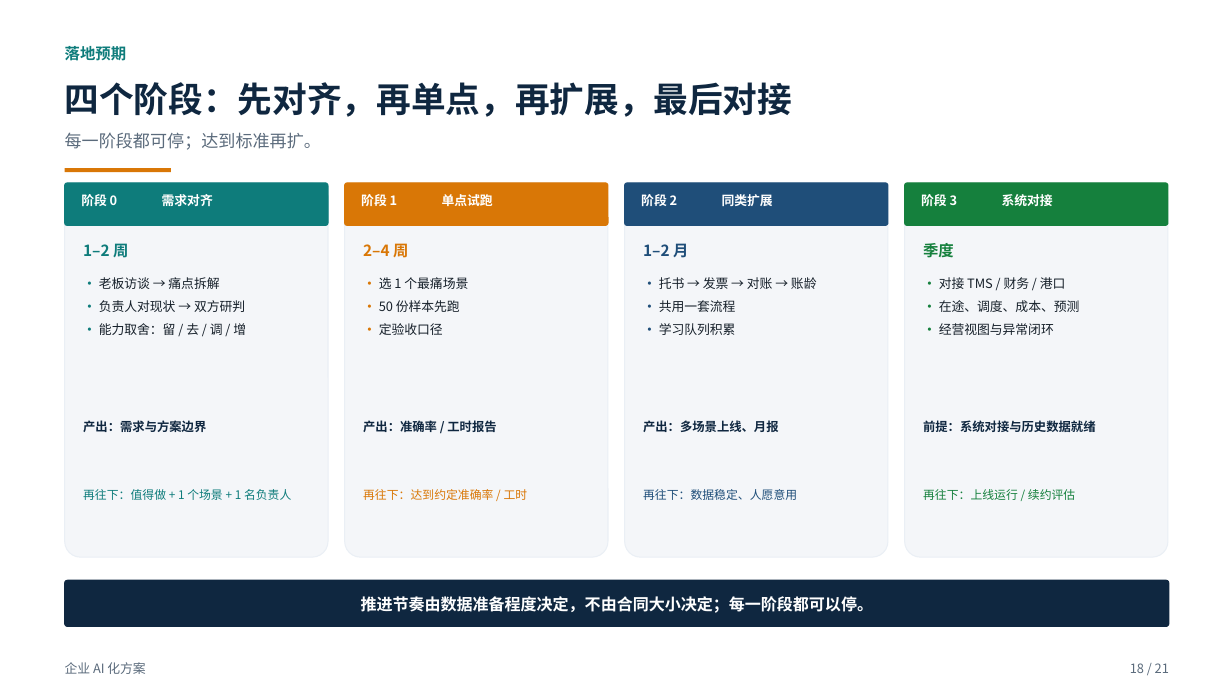
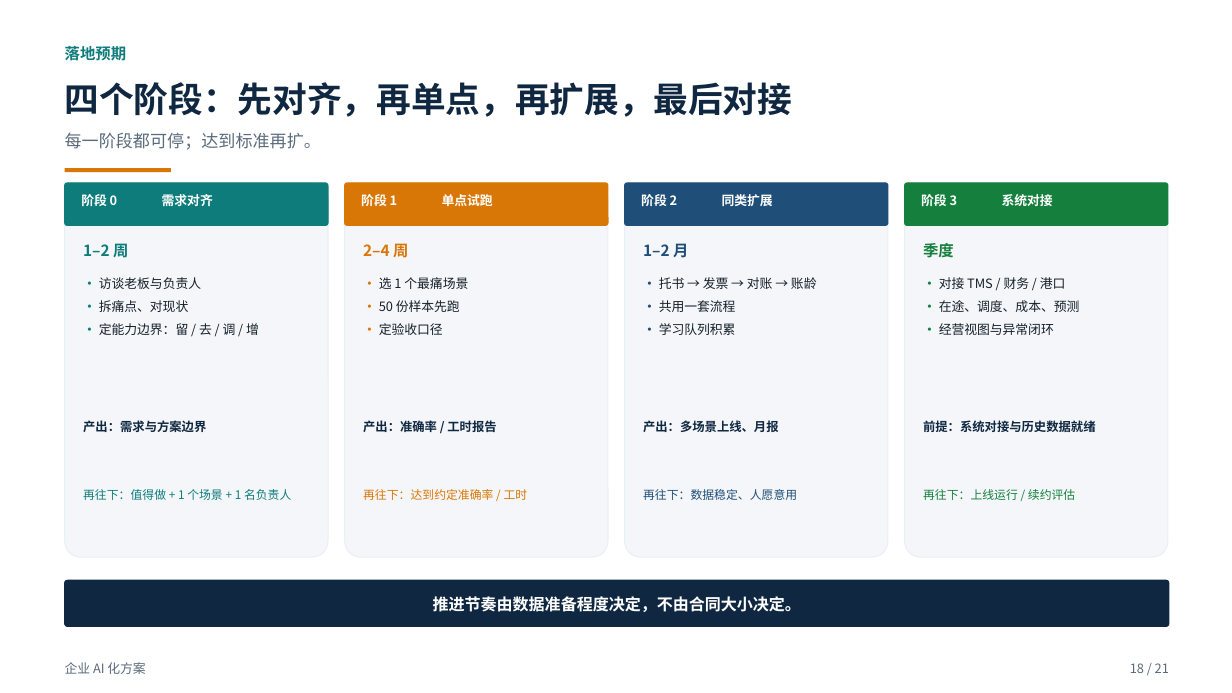
Before and after one commit to roma007/Enterprise-AI, a slide deck: slide 18 of 会客包/reports/客户老板版_企业AI化方案_2026-11-09.pptx. Drawn at 1232x693 pixels with LibreOffice and Linux fonts; fonts in the diff are those of the drawing. Boxes give left, top, right and bottom in pixels: in the first picture for what was removed or moved away, otherwise in the second. Text is boxed around its words. In the diff, an @@ line names an element or a change of style, - is before the commit and + after.

```diff
--- a/会客包/reports/客户老板版_企业AI化方案_2026-11-09.pptx
+++ b/会客包/reports/客户老板版_企业AI化方案_2026-11-09.pptx
@@ text at (x1=99, y1=277, x2=259, y2=335): text changed @@
-• 老板访谈 → 痛点拆解
-• 负责人对现状 → 双方研判
-• 能力取舍：留 / 去 / 调 / 增
+• 访谈老板与负责人
+• 拆痛点、对现状
+• 定能力边界：留 / 去 / 调 / 增
@@ text at (x1=433, y1=596, x2=801, y2=612): text changed @@
-推进节奏由数据准备程度决定，不由合同大小决定；每一阶段都可以停。
+推进节奏由数据准备程度决定，不由合同大小决定。
```
Also in this commit, not shown: 15 other slides changed, 6 other files.
